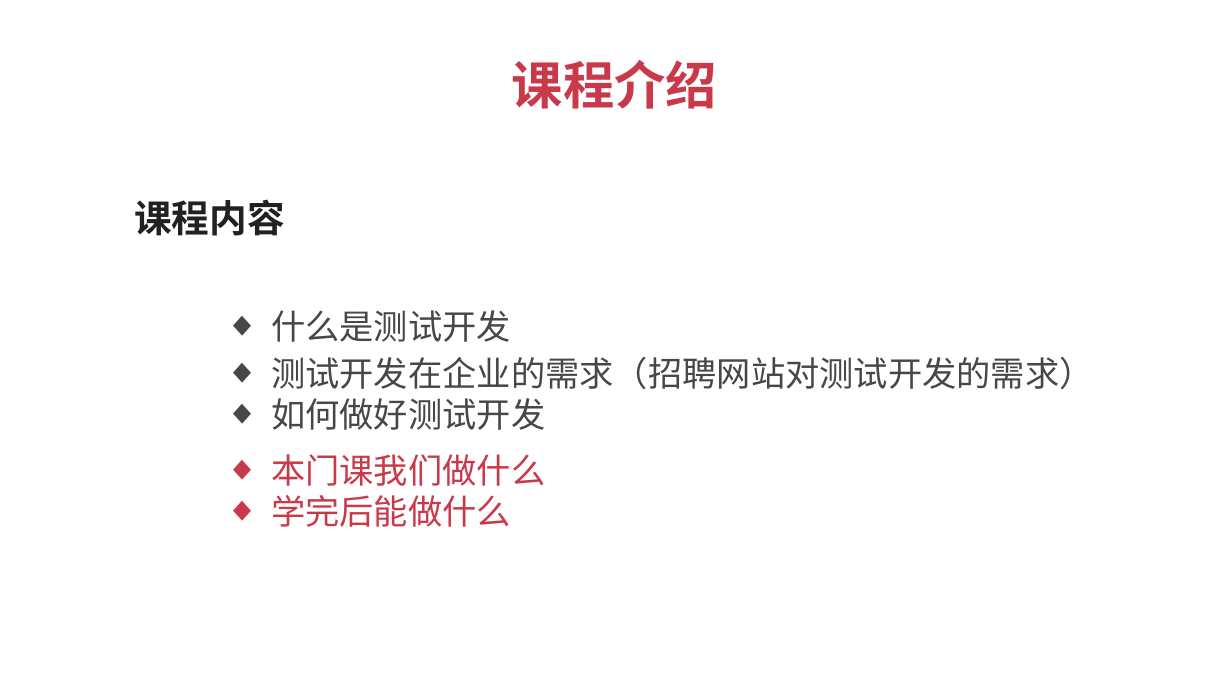
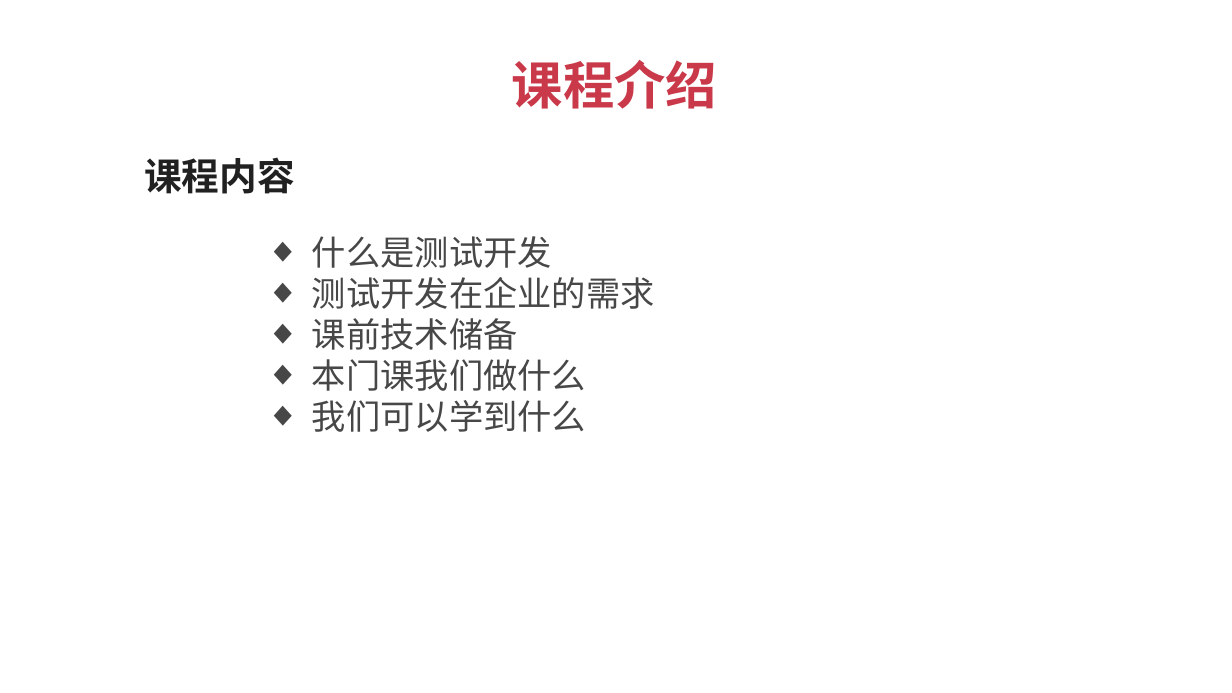
Before and after one commit to fengzhou/Nahsor, a slide deck: slide 2 of docs/测试开发实战课程演练V1.2.pptx. Drawn at 1232x693 pixels with LibreOffice and Linux fonts; fonts in the diff are those of the drawing. Boxes give left, top, right and bottom in pixels: in the first picture for what was removed or moved away, otherwise in the second. Text is boxed around its words. In the diff, an @@ line names an element or a change of style, - is before the commit and + after.

```diff
--- a/docs/测试开发实战课程演练V1.2.pptx
+++ b/docs/测试开发实战课程演练V1.2.pptx
@@ text "课程内容": place and size @@
-text "课程内容" at [134,199,284,236]
+text "课程内容" at [144,157,294,194]
@@ text at [312,236,655,432]: text changed @@
-  ◆ 测试开发在企业的需求（招聘网站对测试开发的需求）
-  ◆ 如何做好测试开发
+  ◆ 什么是测试开发
+  ◆ 测试开发在企业的需求
+  ◆ 课前技术储备
+  ◆ 本门课我们做什么
+  ◆ 我们可以学到什么
@@ text removed at [271,310,511,342] @@
-  ◆ 什么是测试开发
@@ text removed at [271,454,545,527] @@
-  ◆ 本门课我们做什么
-  ◆ 学完后能做什么
```
Also in this commit, not shown: 4 other slides changed, 4 slides added, 8 slides removed, 2 other files.
